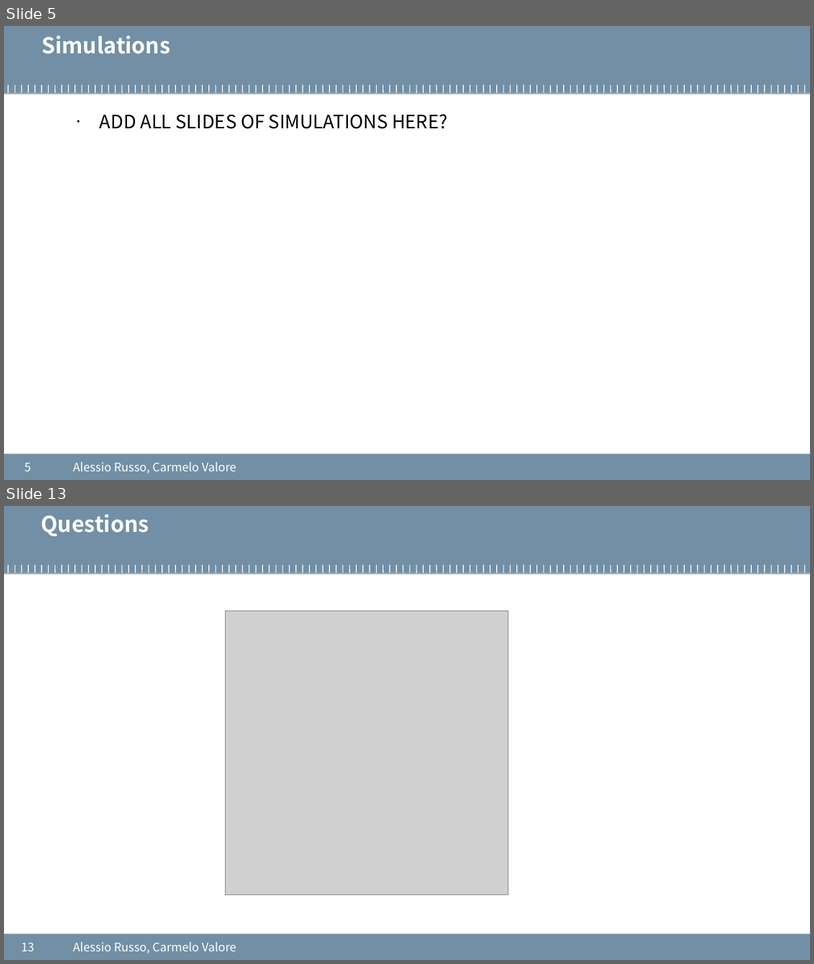
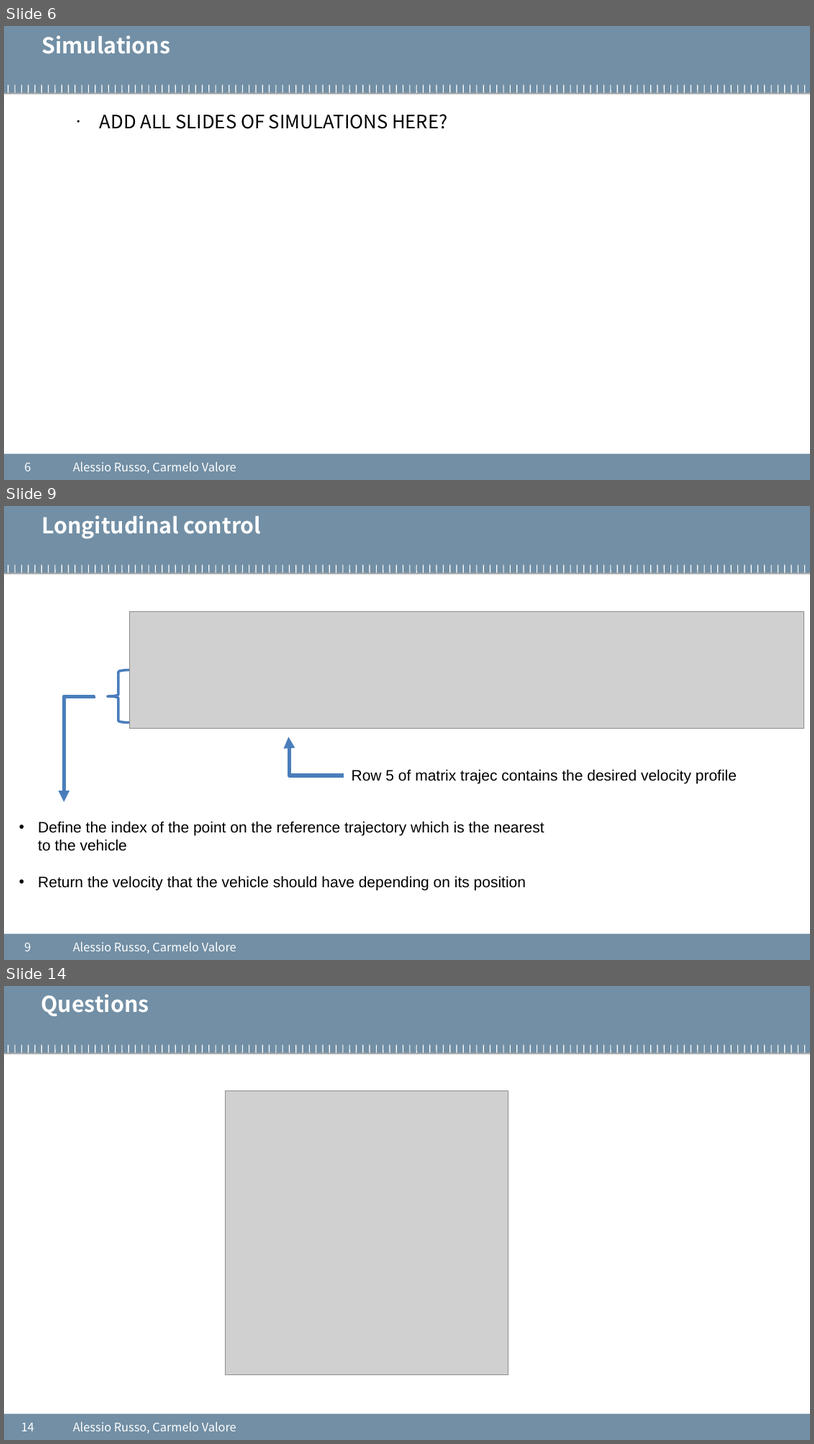
Before and after one commit to cvalore/mida2-project, a slide deck: presentations/20200824_meeting5.pptx. Shown one above the other, each under a label of ours: slides 5 and 13 before the commit, slides 6, 9 and 14 after it; the slides between them are not shown. The pictures are 814x964 and 814x1444 pixels, drawn with LibreOffice and Linux fonts; fonts in the diff are those of the drawing; grey boxes stand for pictures; background and template pictures are left out. Boxes give left, top, right and bottom in pixels: in the first picture for what was removed or moved away, otherwise in the second. Text is boxed around its words. In the diff, an @@ line names an element or a change of style, - is before the commit and + after.

```diff
--- a/presentations/20200824_meeting5.pptx
+++ b/presentations/20200824_meeting5.pptx
@@ slide 9 added at <box>4,506,810,960</box>, background #FFFFFF; not listed: 122 template elements that a slide beside it also shows @@
@@ text added at <box>41,515,262,539</box>, 26 pt, text #FFFFFF, bold @@
+Longitudinal control
@@ picture added at <box>129,611,805,728</box> @@
@@ left brace added at <box>108,670,129,723</box>, outline #4B7EBC 3 pt @@
@@ elbow arrow added from (93, 698) to (64, 802), #4B7EBC 4.5 pt @@
@@ elbow arrow added from (344, 775) to (289, 736), #4B7EBC 4.5 pt @@
@@ text added at <box>352,769,737,783</box>, 18 pt, text #000000 @@
+Row 5 of matrix trajec contains the desired velocity profile
@@ text added at <box>38,821,545,890</box>, 18 pt, text #000000 @@
+• Define the index of the point on the reference trajectory which is the nearest to the vehicle
+• Return the velocity that the vehicle should have depending on its position
@@ page number added at <box>24,942,31,951</box>, 14 pt, text #FFFFFF @@
+9
@@ text added at <box>73,942,237,953</box>, 14 pt, text #FFFFFF @@
+Alessio Russo, Carmelo Valore
@@ what was slide 5 is now slide 6 @@
@@ page number at <box>24,462,31,471</box>: text changed @@
-5
+6
@@ what was slide 13 is now slide 14 @@
@@ page number at <box>21,1422,34,1431</box>: text changed @@
-13
+14
```
Also in this commit, not shown: 5 slides changed, 6 other slides added, 6 slides removed.
